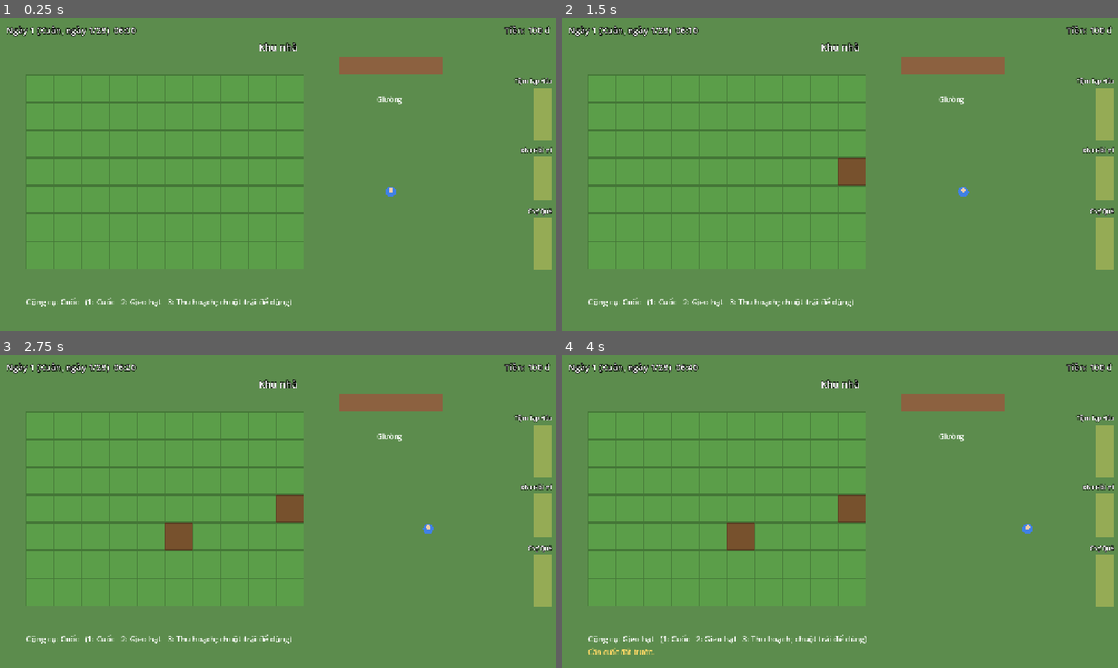
Above: before the commit, frames 1-4 (two rows, left to right).
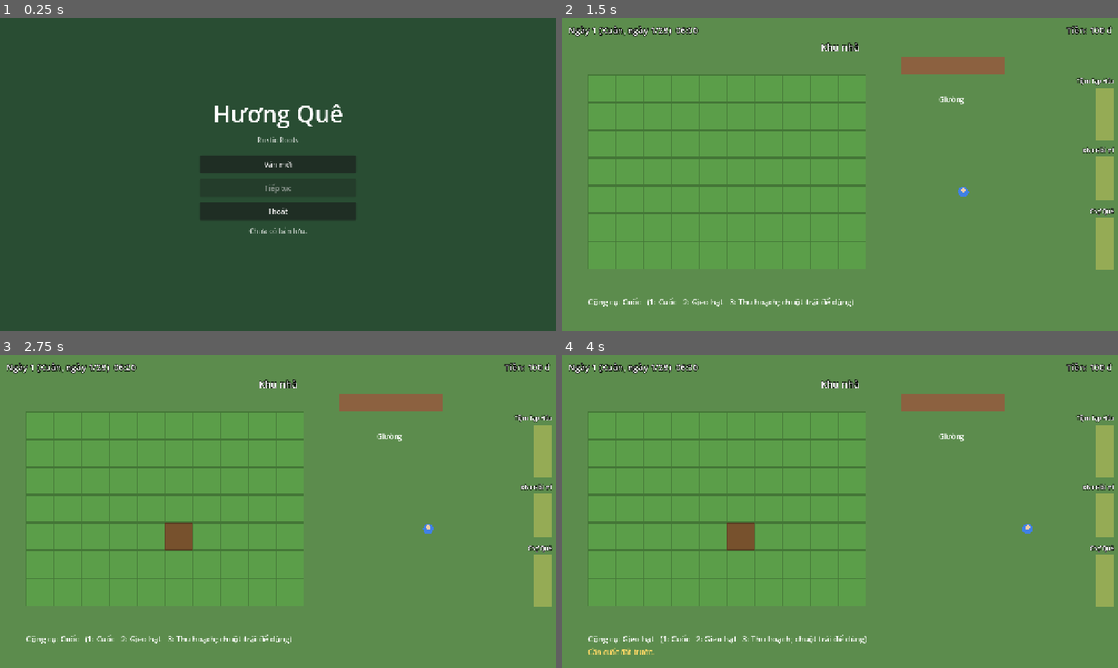
Above: after the commit, the same moments.

Repository: tmtgreen1008/Ngoi_Lang_Nho
Game: Godot game, scene res://main.tscn
Same seed, same stepped clock (60 frames per second), same inputs: the game is played once before the commit and once after it.
Inputs (mouse positions are in pixels of both pictures, inside the frame that each line leads up to):
- Up to frame 1 (0.25 s): no input
- Up to frame 2 (1.5 s): click (840, 165) at 0.5 s, where only the run after the commit has a clickable "Ván mới"; tap Enter at 1.25 s; move the mouse to (962, 158) at 1.27 s; hold D (move_right) from 1.28 s (still down); hold E (interact) from 1.28 s (still down); click (962, 158) at 1.42 s
- Up to frame 3 (2.75 s): tap Space at 1.52, 2 s; release D (move_right) at 2 s; release E (interact) at 2 s; drag from (166, 527) to (544, 452) at 2.02 s
- Up to frame 4 (4 s): tap Enter at 2.75 s; move the mouse to (895, 442) at 2.77 s; hold D (move_right) 2.78-3.5 s; tap 2 at 2.85 s; tap Space at 3.5 s; drag from (812, 574) to (1106, 580) at 3.52 s

The runs differ from the first frame. In frame 1, 100% of the frame differs, in the area x 0-100%, y 0-100%; in frame 2, 0.5%; in frame 3, 0.4%; in frame 4, 0.5%.

Commit message:
feat: man hinh chinh (Van moi / Tiep tuc) va sua 3 loi
- StartMenu, Main cho nguoi choi chon truoc khi vao van; SaveManager.get_latest_slot.
- fix: Tiep tuc tu man hinh chinh bi ket (load_game lo tin hieu scene_changed
  khi chua co map nao).
- fix: lop mo cua SceneManager khoi tao den dac che mat man hinh chinh.
- fix: TimeManager.advance_minutes bo phut du khi qua nua dem.

Co-Authored-By: Claude Sonnet 5.5 <noreply@anthropic.com>

Diff:
--- a/core/autoload/save_manager.gd
+++ b/core/autoload/save_manager.gd
@@ -38,6 +38,23 @@
 	if result.has("error"):
 		return {}
 	return result["data"].get("meta", {})
+
+
+## Slot có bản lưu hợp lệ mới nhất (so sánh thời điểm lưu), hoặc &"" nếu chưa có bản nào.
+## Dùng cho nút "Tiếp tục" ở màn hình chính.
+func get_latest_slot() -> StringName:
+	var best_slot: StringName = &""
+	var best_time: String = ""
+	for slot: StringName in [DEFAULT_SLOT, AUTOSAVE_SLOT]:
+		var info: Dictionary = get_slot_info(slot)
+		if info.is_empty():
+			continue
+		# Chuỗi ISO "YYYY-MM-DDTHH:MM:SS" so sánh theo thứ tự chữ cái cũng là thứ tự thời gian.
+		var saved_at: String = String(info.get("saved_at", ""))
+		if best_slot == &"" or saved_at > best_time:
+			best_slot = slot
+			best_time = saved_at
+	return best_slot
 
 
 ## Lưu ván chơi hiện tại vào [param slot]. Trả về lỗi hoặc "".
@@ -85,8 +102,20 @@
 	TimeManager.load_save_data(data.get("time", {}))
 
 	# Không ghi trạng thái map cũ (sẽ đè lên dữ liệu vừa nạp).
+	# Đăng ký lắng nghe TRƯỚC khi gọi: khi chưa có map nào (nạp từ màn hình chính),
+	# change_scene không có bước làm mờ trước nên phát scene_changed ngay trong lời gọi,
+	# nếu chỉ await sau đó sẽ lỡ tín hiệu và chờ mãi.
+	var map_loaded: Array = [false]
+	var mark_loaded: Callable = func(_path: String) -> void: map_loaded[0] = true
+	EventBus.scene_changed.connect(mark_loaded, CONNECT_ONE_SHOT)
 	SceneManager.change_scene(map_path, SceneManager.DEFAULT_SPAWN, false)
-	await EventBus.scene_changed
+	if not map_loaded[0]:
+		if not SceneManager.is_transitioning:
+			# change_scene từ chối (không nạp được scene): không chờ vô ích.
+			EventBus.scene_changed.disconnect(mark_loaded)
+			_busy = false
+			return "Không nạp được map của bản lưu."
+		await EventBus.scene_changed
 	var position_data: Array = player_data.get("position", [])
 	if player != null and position_data.size() == 2:
 		player.global_position = Vector2(float(position_data[0]), float(position_data[1]))
--- a/core/autoload/scene_manager.gd
+++ b/core/autoload/scene_manager.gd
@@ -27,7 +27,8 @@
 	layer.layer = 100
 	add_child(layer)
 	_fade = ColorRect.new()
-	_fade.color = Color(0, 0, 0, 1)
+	# Trong suốt lúc khởi động: nếu đen đặc sẽ che mất màn hình chính (layer thấp hơn).
+	_fade.color = Color(0, 0, 0, 0)
 	_fade.set_anchors_preset(Control.PRESET_FULL_RECT)
 	_fade.mouse_filter = Control.MOUSE_FILTER_IGNORE
 	layer.add_child(_fade)
@@ -53,7 +54,10 @@
 		return
 	is_transitioning = true
 
-	if current_map != null:
+	if current_map == null:
+		# Vào map đầu tiên (từ màn hình chính): che đen ngay để map hiện ra rồi mờ dần.
+		_fade.color.a = 1.0
+	else:
 		await _fade_to(1.0)
 		if capture_state:
 			EventBus.world_state_save_requested.emit(current_scene_path)
--- a/core/autoload/time_manager.gd
+++ b/core/autoload/time_manager.gd
@@ -78,7 +78,11 @@
 	while remaining > 0:
 		var step: int = mini(remaining, minutes_per_tick)
 		remaining -= step
+		var day_before: int = day
 		_advance_clock(step)
+		# Thức quá nửa đêm thì ngày kết thúc: phút còn dư bị bỏ, sáng mai luôn bắt đầu đúng giờ dậy.
+		if day != day_before:
+			break
 
 
 ## Ngủ: kết thúc ngày hiện tại và bắt đầu ngày mới lúc [member wake_up_hour].
--- a/main.gd
+++ b/main.gd
@@ -1,7 +1,10 @@
 extends Node
-## Scene gốc của game: dựng "world" (chứa map hiện tại và Player), HUD và ShopUI một lần,
-## rồi nhờ SceneManager nạp map đầu tiên. Player, HUD và ShopUI sống suốt ván chơi,
-## chỉ map bị thay mỗi lần chuyển.
+## Scene gốc của game: dựng "world" (chứa map hiện tại và Player), HUD, ShopUI, menu
+## và MinigameHost một lần, rồi hiện màn hình chính. Player, HUD và ShopUI sống suốt
+## ván chơi, chỉ map bị thay mỗi lần chuyển.
+##
+## Ván chỉ bắt đầu khi người chơi chọn ở màn hình chính ([method start_new_game] hoặc
+## [method continue_game]); trước đó đồng hồ dừng, Player đứng yên và HUD ẩn.
 
 const PLAYER_SCENE: PackedScene = preload("res://entities/player/player.tscn")
 const SHOP_UI_SCENE: PackedScene = preload("res://ui/shop/shop_ui.tscn")
@@ -10,6 +13,8 @@
 var world: Node2D
 var player: Player
 var shop_ui: ShopUI
+var hud: Hud
+var start_menu: StartMenu
 
 
 func _ready() -> void:
@@ -19,9 +24,9 @@
 
 	player = PLAYER_SCENE.instantiate()
 	world.add_child(player)
-	_give_starting_items()
 
-	add_child(Hud.new())
+	hud = Hud.new()
+	add_child(hud)
 	add_child(PauseMenu.new())
 	add_child(MinigameHost.new())
 	var ui_layer := CanvasLayer.new()
@@ -35,10 +40,47 @@
 	center.add_child(shop_ui)
 
 	SceneManager.register_world(world, player)
+
+	# Chờ người chơi chọn ở màn hình chính.
+	TimeManager.pause()
+	player.movement_locked = true
+	hud.hide()
+	start_menu = StartMenu.new()
+	add_child(start_menu)
+	start_menu.new_game_requested.connect(start_new_game)
+	start_menu.continue_requested.connect(continue_game)
+
+
+## Bắt đầu ván mới: đặt lại mọi hệ thống về trạng thái ban đầu rồi vào map nhà.
+func start_new_game() -> void:
+	# load_save_data({}) đặt về giá trị mặc định (ngày 1 sáng mùa Xuân, tiền khởi đầu).
+	TimeManager.load_save_data({})
+	EconomyManager.load_save_data({})
+	WorldStateManager.clear()
+	player.inventory.load_save_data([])
+	_give_starting_items()
+	_begin_playing()
 	SceneManager.change_scene(START_MAP)
+
+
+## Tiếp tục ván từ bản lưu [param slot]. Lỗi thì quay lại màn hình chính và báo lý do.
+func continue_game(slot: StringName) -> void:
+	start_menu.hide()
+	var error: String = await SaveManager.load_game(slot)
+	if error.is_empty():
+		_begin_playing()
+	else:
+		start_menu.open(error)
 
 
 ## Đồ khởi đầu của ván mới (tạm thời; sau này đọc từ dữ liệu).
 func _give_starting_items() -> void:
 	player.inventory.add_item(ItemDatabase.get_item(&"hat_giong_lua"), 10)
 	player.inventory.add_item(ItemDatabase.get_item(&"trung_ga"), 4)
+
+
+func _begin_playing() -> void:
+	start_menu.hide()
+	hud.show()
+	player.movement_locked = false
+	TimeManager.start()
--- /dev/null
+++ b/ui/menu/start_menu.gd
@@ -0,0 +1,93 @@
+class_name StartMenu
+extends CanvasLayer
+## Màn hình chính: Ván mới, Tiếp tục (bản lưu mới nhất), Thoát.
+##
+## Chỉ phát signal; Main quyết định cách bắt đầu ván. Nút Tiếp tục bị khoá khi chưa có
+## bản lưu hợp lệ.
+
+## Người chơi chọn ván mới.
+signal new_game_requested
+## Người chơi chọn tiếp tục từ [param slot].
+signal continue_requested(slot: StringName)
+
+var _continue_button: Button
+var _info_label: Label
+var _message_label: Label
+var _slot: StringName = &""
+
+
+func _ready() -> void:
+	layer = 60
+	var background := ColorRect.new()
+	background.color = Color(0.16, 0.3, 0.2, 1.0)
+	background.set_anchors_preset(Control.PRESET_FULL_RECT)
+	add_child(background)
+
+	var center := CenterContainer.new()
+	center.set_anchors_preset(Control.PRESET_FULL_RECT)
+	add_child(center)
+	var box := VBoxContainer.new()
+	box.custom_minimum_size = Vector2(360, 0)
+	box.add_theme_constant_override("separation", 12)
+	center.add_child(box)
+
+	var title := Label.new()
+	title.text = "Hương Quê"
+	title.horizontal_alignment = HORIZONTAL_ALIGNMENT_CENTER
+	title.add_theme_font_size_override("font_size", 54)
+	box.add_child(title)
+	var subtitle := Label.new()
+	subtitle.text = "Rustic Roots"
+	subtitle.horizontal_alignment = HORIZONTAL_ALIGNMENT_CENTER
+	subtitle.modulate = Color(1, 1, 1, 0.7)
+	box.add_child(subtitle)
+	box.add_child(Control.new())  # khoảng đệm
+
+	_add_button(box, "Ván mới", func() -> void: new_game_requested.emit())
+	_continue_button = _add_button(box, "Tiếp tục", func() -> void: continue_requested.emit(_slot))
+	_add_button(box, "Thoát", func() -> void: get_tree().quit())
+
+	_info_label = Label.new()
+	_info_label.horizontal_alignment = HORIZONTAL_ALIGNMENT_CENTER
+	_info_label.autowrap_mode = TextServer.AUTOWRAP_WORD_SMART
+	_info_label.modulate = Color(1, 1, 1, 0.8)
+	box.add_child(_info_label)
+	_message_label = Label.new()
+	_message_label.horizontal_alignment = HORIZONTAL_ALIGNMENT_CENTER
+	_message_label.autowrap_mode = TextServer.AUTOWRAP_WORD_SMART
+	_message_label.add_theme_color_override("font_color", Color(1.0, 0.85, 0.4))
+	box.add_child(_message_label)
+	refresh()
+
+
+## Hiện lại menu (vd: sau khi nạp game thất bại), kèm thông báo [param message].
+func open(message: String = "") -> void:
+	_message_label.text = message
+	refresh()
+	show()
+
+
+## Cập nhật nút Tiếp tục và thông tin bản lưu theo các file hiện có.
+func refresh() -> void:
+	_slot = SaveManager.get_latest_slot()
+	_continue_button.disabled = _slot == &""
+	if _slot == &"":
+		_info_label.text = "Chưa có bản lưu."
+		return
+	var info: Dictionary = SaveManager.get_slot_info(_slot)
+	_info_label.text = "Bản lưu %s: Ngày %d (%s) %s, %d đ" % [
+		"tự động" if _slot == SaveManager.AUTOSAVE_SLOT else "thủ công",
+		int(info.get("day", 0)),
+		TimeManager.SEASON_NAMES.get(int(info.get("season", 0)), "?"),
+		info.get("time", ""),
+		int(info.get("money", 0)),
+	]
+
+
+func _add_button(parent: Node, text: String, on_pressed: Callable) -> Button:
+	var button := Button.new()
+	button.text = text
+	button.custom_minimum_size = Vector2(0, 42)
+	button.pressed.connect(on_pressed)
+	parent.add_child(button)
+	return button
--- a/ui/pause/pause_menu.gd
+++ b/ui/pause/pause_menu.gd
@@ -64,7 +64,7 @@
 		return
 	if visible:
 		close()
-	elif not _shop_open and not _minigame_open and not SceneManager.is_transitioning:
+	elif SceneManager.current_map != null and not _shop_open and not _minigame_open and not SceneManager.is_transitioning:
 		open()
 	else:
 		return
Binary file added: docs/screenshots/start_menu_load_error.png
Not shown, added: docs/screenshots/start_menu_load_error.png.import
Binary file added: docs/screenshots/start_menu_no_save.png
Not shown, added: docs/screenshots/start_menu_no_save.png.import
Binary file added: docs/screenshots/start_menu_with_save.png
Not shown, added: docs/screenshots/start_menu_with_save.png.import
Not shown, added: ui/menu/start_menu.gd.uid
